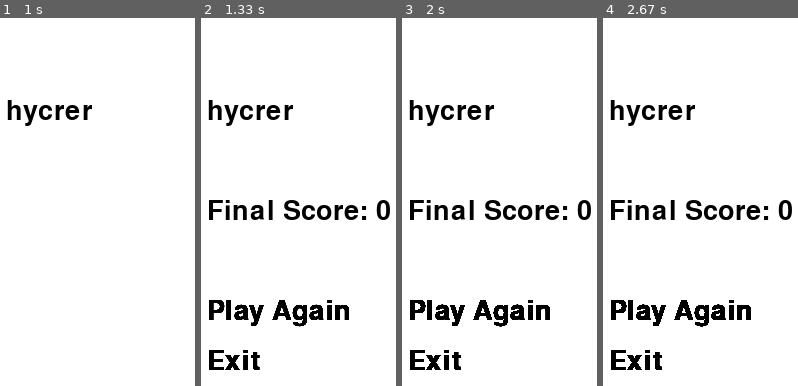
Above: before the commit, frames 1-4 (left to right).
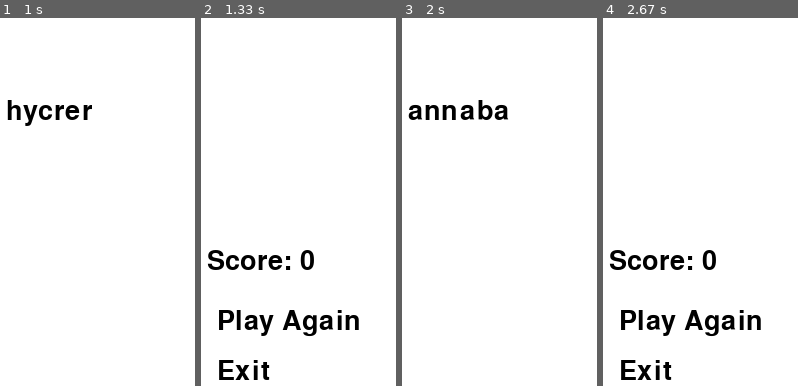
Above: after the commit, the same moments.

Repository: Nocab0819/PythonFinalReport
Game: pygame game, started from word_game.py
Two runs of this game, one before a commit and one after it. Both use one fixed random seed, a clock stepped at 60 frames per second and the inputs below.
Inputs (mouse positions are in pixels of both pictures, inside the frame that each line leads up to):
- Up to frame 1 (1 s): tap Enter at 0.33, 0.67 s
- Up to frame 2 (1.33 s): tap Enter at 1.07 s
- Up to frame 3 (2 s): tap Enter at 1.37, 1.95 s; click "Play Again" at 1.6 s; move the mouse to (outside the picture) at 1.92 s
- Up to frame 4 (2.67 s): tap Enter at 2.28, 2.58 s

Frame 1 is identical in both runs. In frame 2, 9.1% of the frame differs, in the area x 3-97%, y 22-99%; in frame 3, 6.6%; in frame 4, 9.0%.

Commit message:
使用ChatGPT修正按鈕功能
指令：
（附上原程式碼）
目前再玩一次和結束的按鈕沒有功能，要如何讓他有功能

Diff:
--- a/word_game.py
+++ b/word_game.py
@@ -13,6 +13,7 @@
 # 定義顏色
 WHITE = (255, 255, 255)
 BLACK = (0, 0, 0)
+GRAY = (200, 200, 200)
 
 # 定義字型和字型大小
 FONT_SIZE = 40
@@ -71,17 +72,67 @@
 window.blit(final_score_surface, (20, 200))
 pygame.display.update()
 
-# 等待使用者選擇再玩一次或結束
+# 創建 "再玩一次" 和 "結束" 按鈕的矩形
+replay_button_rect = pygame.Rect(20, 300, 200, 50)
+exit_button_rect = pygame.Rect(20, 350, 200, 50)
+
 while True:
+    replay_button_color = GRAY if replay_button_rect.collidepoint(pygame.mouse.get_pos()) else WHITE
+    exit_button_color = GRAY if exit_button_rect.collidepoint(pygame.mouse.get_pos()) else WHITE
+
     for event in pygame.event.get():
         if event.type == pygame.QUIT:
             pygame.quit()
             quit()
+        elif event.type == pygame.MOUSEBUTTONDOWN:
+            mouse_pos = pygame.mouse.get_pos()
+            if replay_button_rect.collidepoint(mouse_pos):
+                score = 0  # 重置分數
+                for _ in range(rounds):  # 再玩一次
+                    word, scrambled_word = generate_word()
+                    input_text = ""
+                    confirmed = False
+                    while True:
+                        for event in pygame.event.get():
+                            if event.type == pygame.QUIT:
+                                pygame.quit()
+                                quit()
+                            elif event.type == pygame.KEYDOWN:
+                                if event.key == pygame.K_RETURN:
+                                    if not confirmed:
+                                        if input_text.strip().lower() == word:
+                                            score += 1
+                                        confirmed = True
+                                elif event.key == pygame.K_BACKSPACE:
+                                    input_text = input_text[:-1]
+                                else:
+                                    input_text += event.unicode
 
-    # 這裡可以顯示再玩一次或結束的選項，例如按鈕或文字
-    # 這裡只是一個示例，你可以根據需要進行修改
-    replay_surface = font.render("Play Again", True, BLACK)
-    exit_surface = font.render("Exit", True, BLACK)
-    window.blit(replay_surface, (20, 300))
-    window.blit(exit_surface, (20, 350))
+                        window.fill(WHITE)
+                        input_surface = font.render(input_text, True, BLACK)
+                        window.blit(input_surface, (20, 20))
+                        word_surface = font.render(scrambled_word, True, BLACK)
+                        window.blit(word_surface, (20, 100))
+                        pygame.display.update()
+
+                        if confirmed and event.type == pygame.KEYDOWN and event.key == pygame.K_RETURN:
+                            input_text = ""
+                            confirmed = False
+                            break
+            elif exit_button_rect.collidepoint(mouse_pos):
+                pygame.quit()
+                quit()
+
+    # 重新設定結束畫面
+    window.fill(WHITE)
+    replay_button_surface = font.render("Play Again", True, BLACK)
+    exit_button_surface = font.render("Exit", True, BLACK)
+    window.blit(replay_button_surface, (replay_button_rect.x + 10, replay_button_rect.y + 10))
+    window.blit(exit_button_surface, (exit_button_rect.x + 10, exit_button_rect.y + 10))
+    score_surface = font.render("Score: " + str(score), True, BLACK)
+    window.blit(score_surface, (20, 250))
+    pygame.draw.rect(window, replay_button_color, replay_button_rect)
+    pygame.draw.rect(window, exit_button_color, exit_button_rect)
+    window.blit(replay_button_surface, (replay_button_rect.x + 10, replay_button_rect.y + 10))
+    window.blit(exit_button_surface, (exit_button_rect.x + 10, exit_button_rect.y + 10))
     pygame.display.update()
